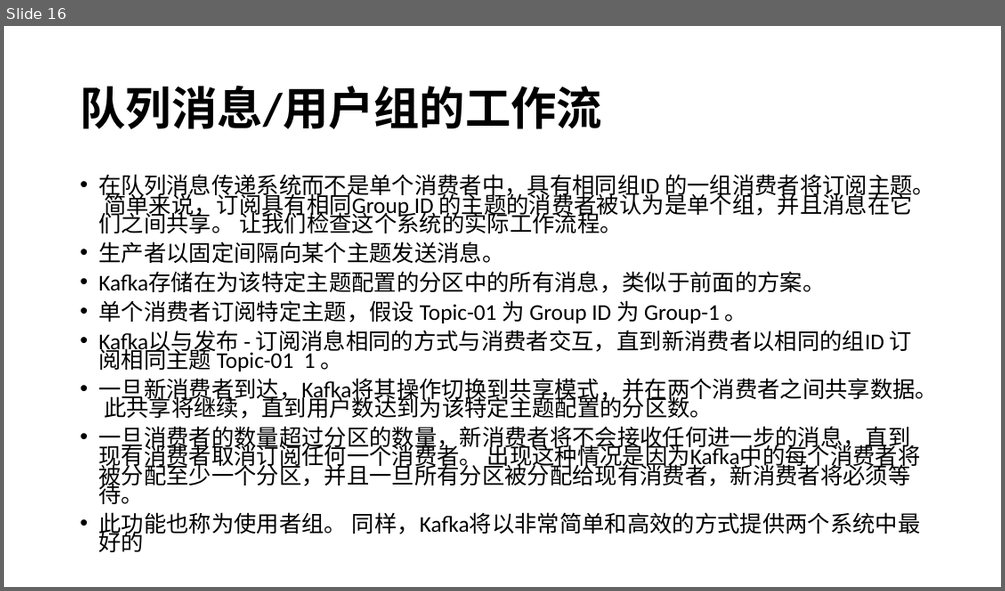
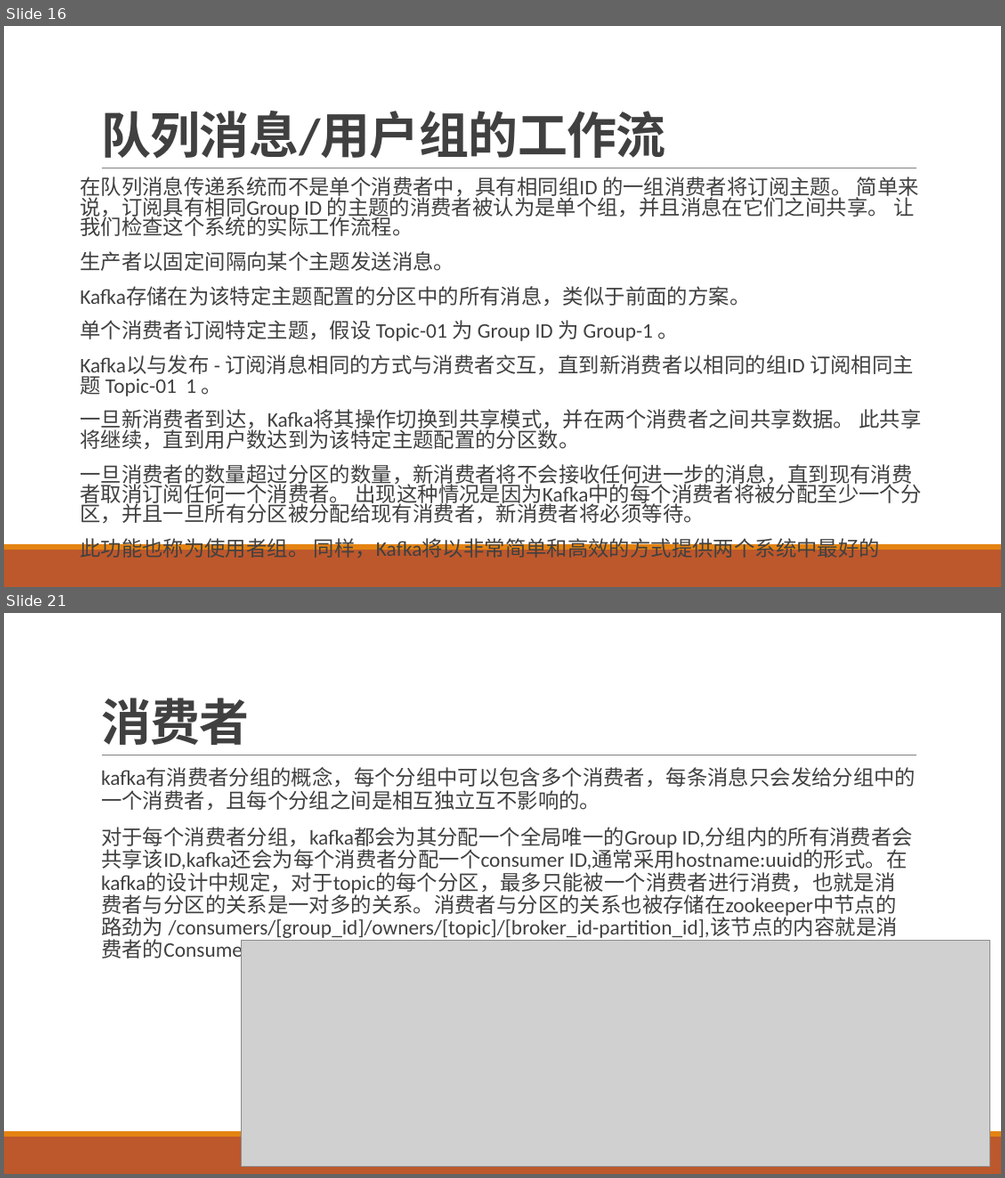
Before and after one commit to airuitian/MicroService, a slide deck: middlerware/kafka介绍与实战.pptx. Shown one above the other, each under a label of ours: slide 16 before the commit, slides 16 and 21 after it; the slides between them are not shown. The pictures are 1005x591 and 1005x1178 pixels, drawn with LibreOffice and Linux fonts; fonts in the diff are those of the drawing; grey boxes stand for pictures. Boxes give left, top, right and bottom in pixels: in the first picture for what was removed or moved away, otherwise in the second. Text is boxed around its words. In the diff, an @@ line names an element or a change of style, - is before the commit and + after.

```diff
--- a/middlerware/kafka介绍与实战.pptx
+++ b/middlerware/kafka介绍与实战.pptx
@@ slide 21 added at [4,613,1001,1174], background #FFFFFF; not listed: 3 template elements that a slide beside it also shows @@
@@ title added at [101,698,250,745], 48 pt, text #404040, bold @@
+消费者
@@ text added at [101,768,915,963], 20 pt, text #404040 @@
+  kafka有消费者分组的概念，每个分组中可以包含多个消费者，每条消息只会发给分组中的一个消费者，且每个分组之间是相互独立互不影响的。
+  对于每个消费者分组，kafka都会为其分配一个全局唯一的Group ID,分组内的所有消费者会共享该ID,kafka还会为每个消费者分配一个consumer ID,通常采用hostname:uuid的形式。在kafka的设计中规定，对于topic的每个分区，最多只能被一个消费者进行消费，也就是消费者与分区的关系是一对多的关系。消费者与分区的关系也被存储在zookeeper中节点的路劲为 /consumers/[group_id]/owners/[topic]/[broker_id-partition_id],该节点的内容就是消费者的Consumer ID
@@ picture added at [241,941,989,1167] @@
@@ slide 16 changed as well @@
@@ title "队列消息/用户组的工作流": place and size @@
-title "队列消息/用户组的工作流" at [80,86,602,129]
+title "队列消息/用户组的工作流" at [101,111,666,159]
@@ title "队列消息/用户组的工作流" at [101,111,666,159]: size 44 to 48 pt, text colour #000000 to #404040, letter spacing 0 to -0.5 pt; line spacing 0.9 to 0.85; vertical alignment middle to bottom @@
@@ text "在队列消息传递系统而不是单个消费者中，具有相同组ID 的一组消费者将订阅主题。 简单来说，订阅具有相同Group ID  ..." at [80,176,922,557]: size 21.7 to 20 pt, text colour #000000 to #404040; bullet • to  ; line spacing 0.7 to 0.8; more space between paragraphs @@
@@ line added from (102, 168) to (917, 168), #808080 0.5 pt @@
@@ rectangle added at [4,549,1001,587], fill #BD582C @@
@@ rectangle added at [4,544,1001,549], fill #E48312 @@
```
Also in this commit, not shown: 25 other slides changed, 7 other slides added, 1 slide removed, 5 other files.
